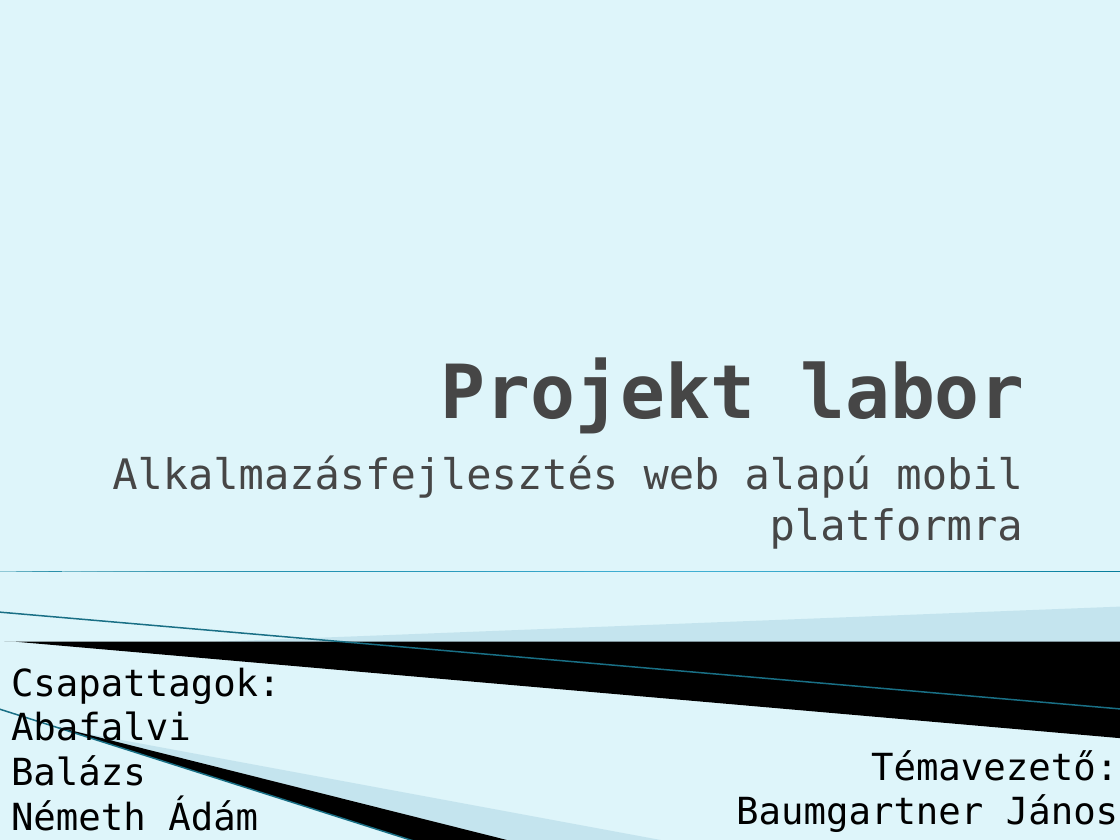
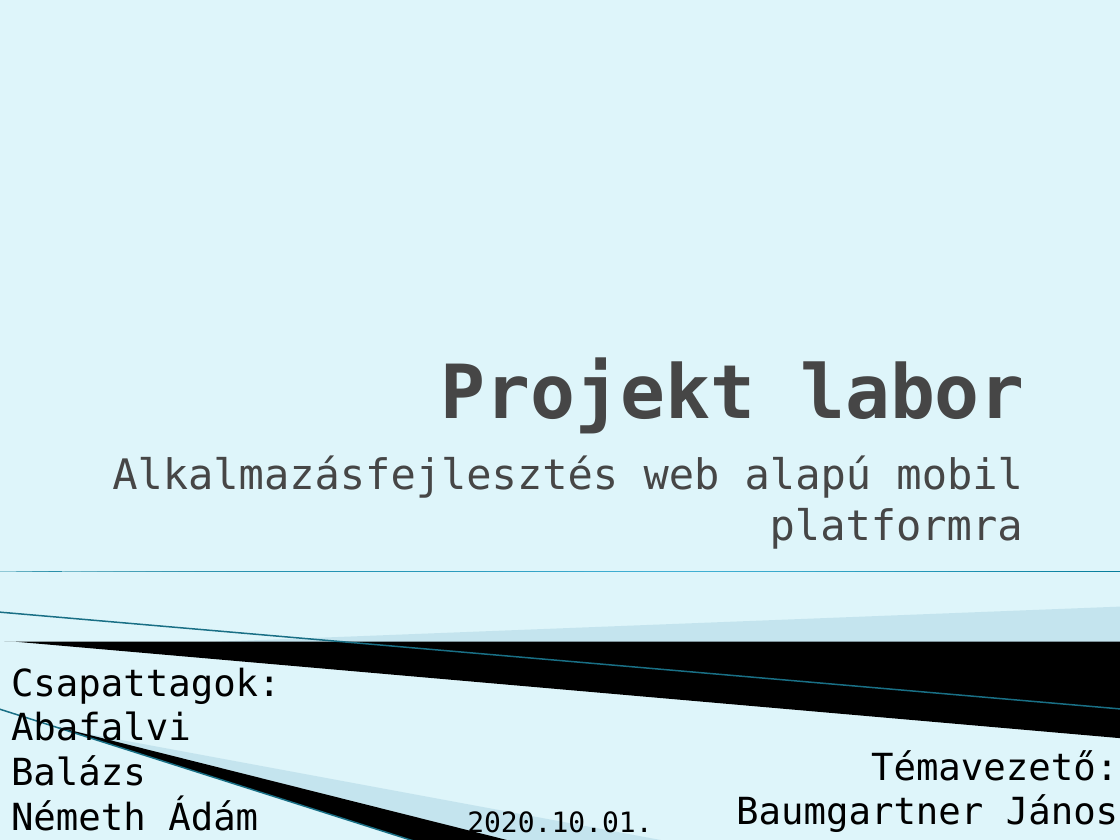
Before and after one commit to abafalvib/Projektlabor, a slide deck: slide 1 of projektlab.pptx. Drawn at 1120x840 pixels with LibreOffice and Linux fonts; fonts in the diff are those of the drawing; background and template pictures are left out. Boxes give left, top, right and bottom in pixels: in the first picture for what was removed or moved away, otherwise in the second. Text is boxed around its words. In the diff, an @@ line names an element or a change of style, - is before the commit and + after.

```diff
--- a/projektlab.pptx
+++ b/projektlab.pptx
@@ text added at [467, 811, 652, 839], 18 pt, text #000000 @@
+2020.10.01.
```
Also in this commit, not shown: 11 other slides changed, 2 slides added, 3 slides removed, 1 other file.
